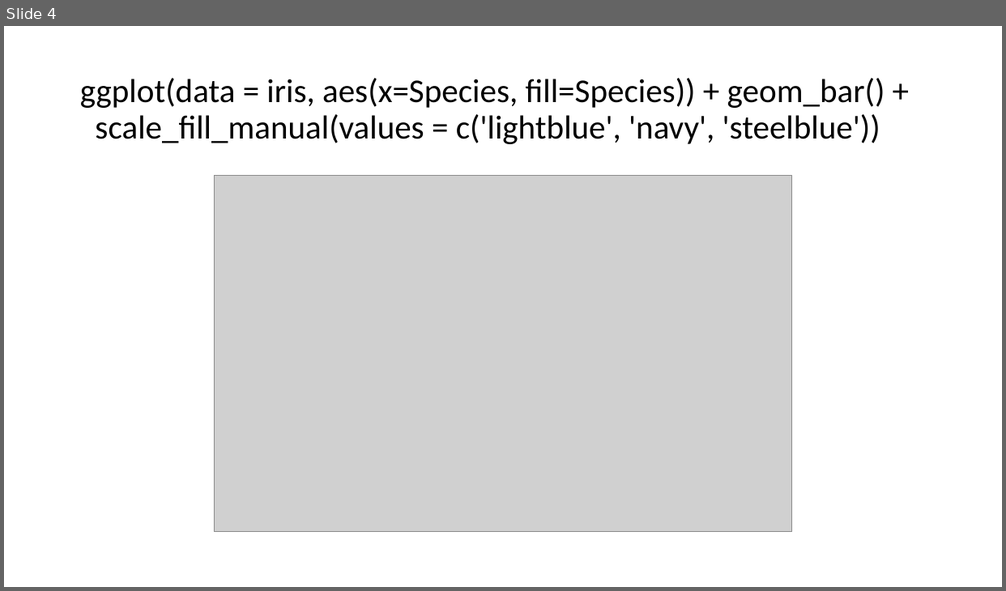
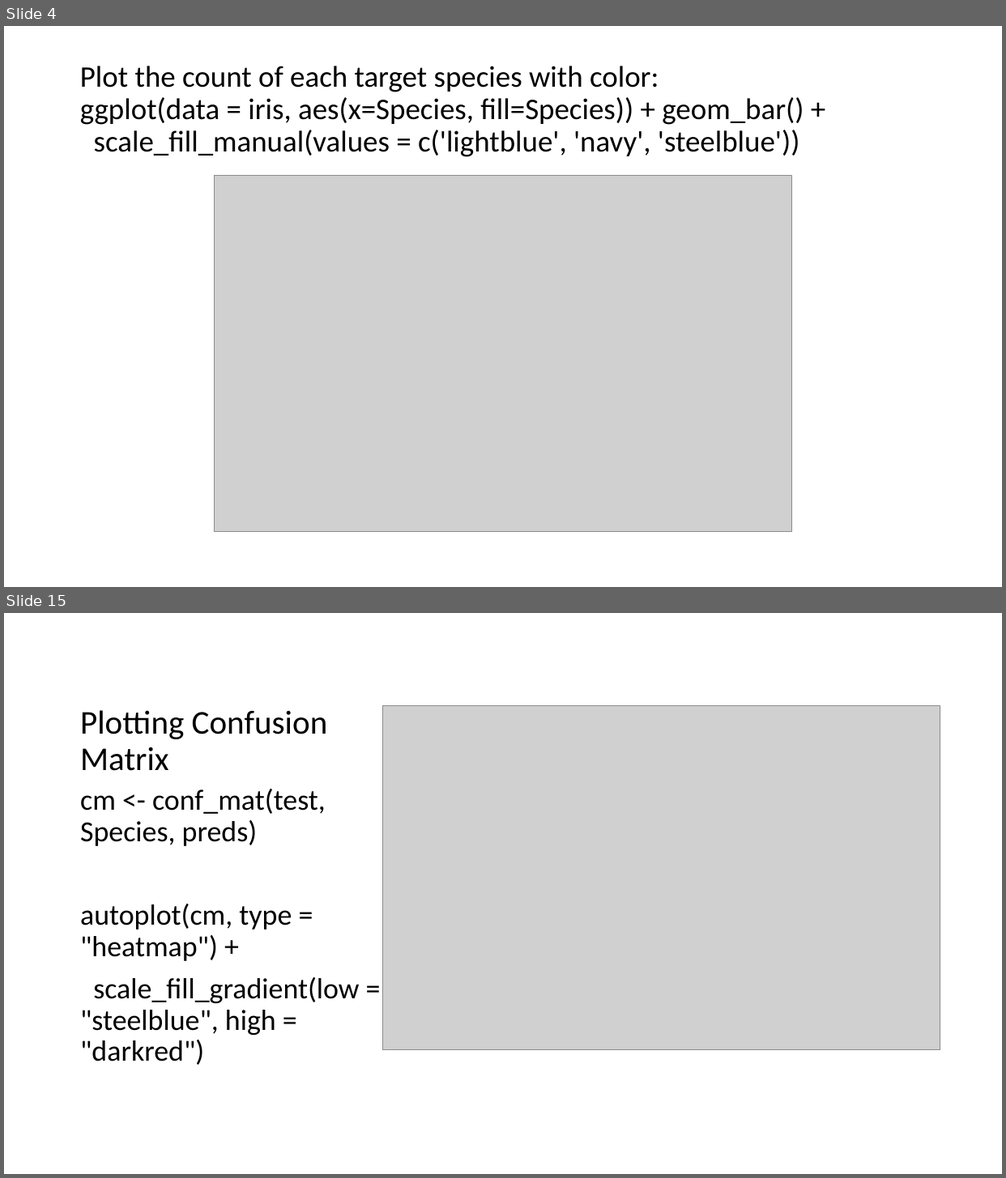
Before and after one commit to dlumian/R_Intro_Fall_2022, a slide deck: supplemental_topics/R_Iris_Examples.pptx. Shown one above the other, each under a label of ours: slide 4 before the commit, slides 4 and 15 after it; the slides between them are not shown. The pictures are 1006x591 and 1006x1178 pixels, drawn with LibreOffice and Linux fonts; fonts in the diff are those of the drawing; grey boxes stand for pictures. Boxes give left, top, right and bottom in pixels: in the first picture for what was removed or moved away, otherwise in the second. Text is boxed around its words. In the diff, an @@ line names an element or a change of style, - is before the commit and + after.

Commit message:
Updated notebook for Iris Decision Tree Model in R

```diff
--- a/supplemental_topics/R_Iris_Examples.pptx
+++ b/supplemental_topics/R_Iris_Examples.pptx
@@ slide 15 added at [4,613,1002,1174], background #FFFFFF @@
@@ picture added at [383,706,940,1050] @@
@@ title added at [80,710,328,771], 32 pt, text #000000 @@
+Plotting Confusion Matrix
@@ text added at [80,789,359,1065], 28 pt, text #000000 @@
+cm <- conf_mat(test, Species, preds)
+autoplot(cm, type = "heatmap") +
+scale_fill_gradient(low = "steelblue", high = "darkred")
@@ slide 4 changed as well @@
@@ title at [80,66,803,157]: text changed; size 32 to 28.8 pt @@
-ggplot(data = iris, aes(x=Species, fill=Species)) + geom_bar() +
-scale_fill_manual(values = c('lightblue', 'navy', 'steelblue'))
+Plot the count of each target species with color:
+ggplot(data = iris, aes(x=Species, fill=Species)) + geom_bar() +
+scale_fill_manual(values = c('lightblue', 'navy', 'steelblue'))
```
Also in this commit, not shown: 1 other slide changed, 11 other slides added, 6 other files.
